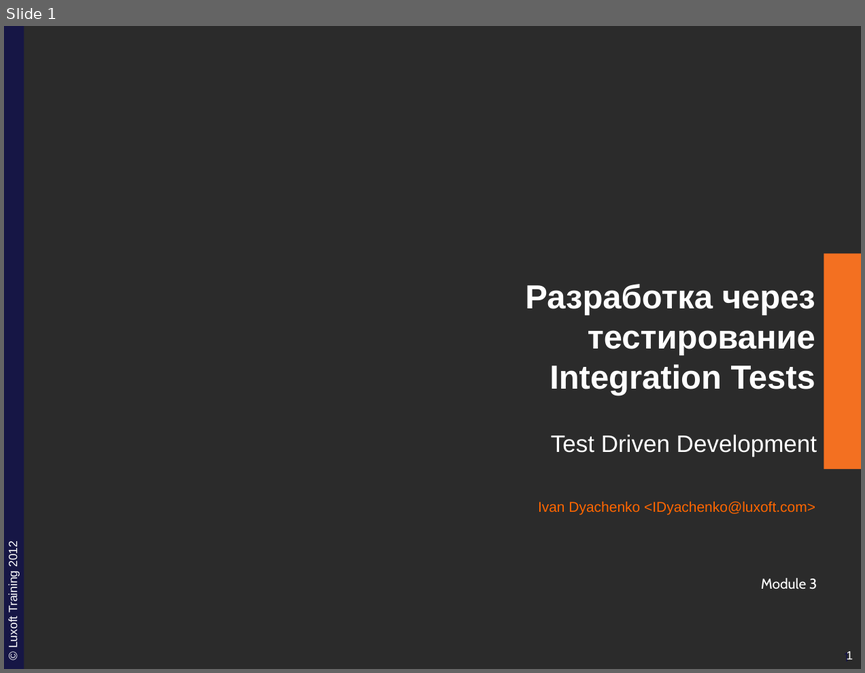
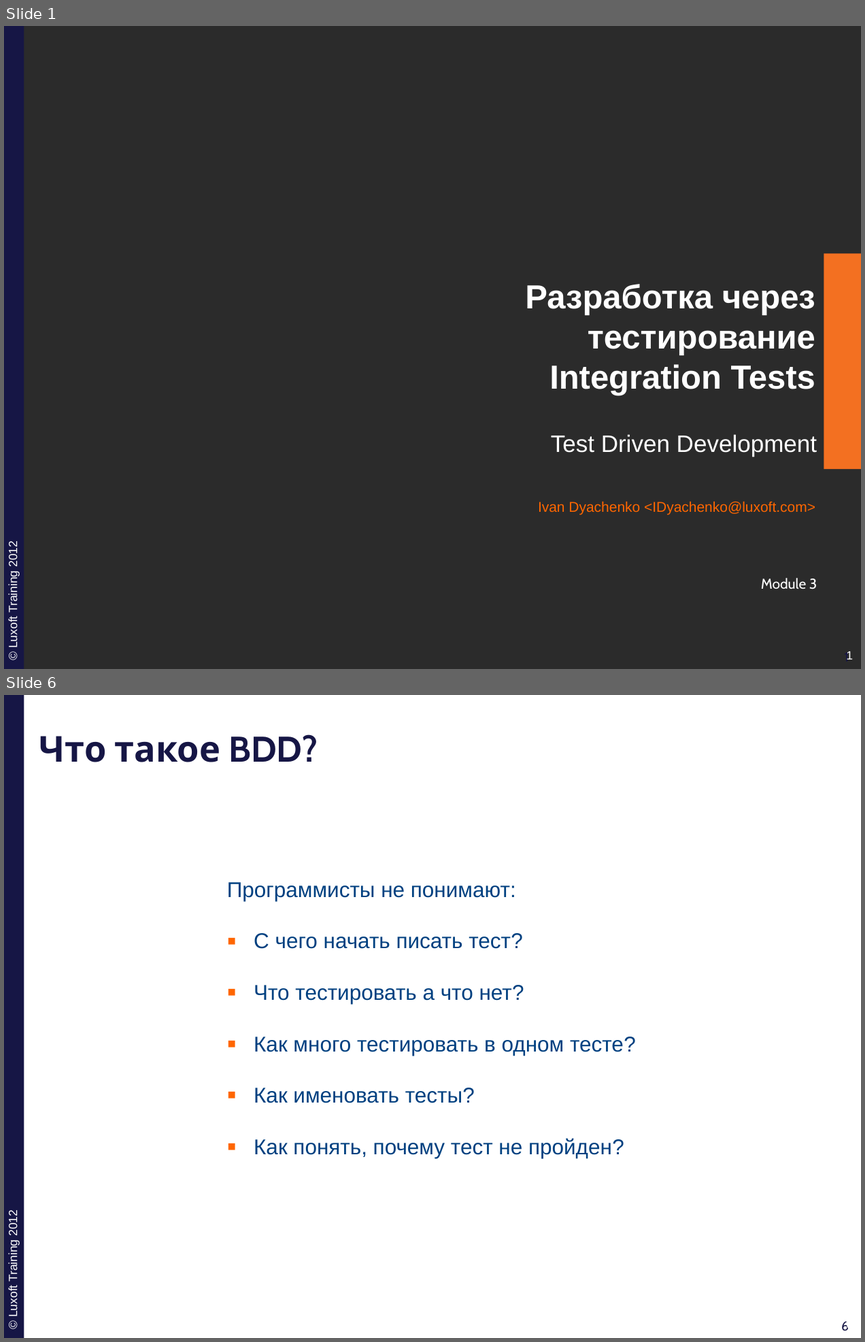
Before and after one commit to ivan-dyachenko/Trainings, a slide deck: Test Driven Development/materials/pptx/7. TDD-BDD.pptx. Shown one above the other, each under a label of ours: slide 1 before the commit, slides 1 and 6 after it; the slides between them are not shown. The pictures are 865x673 and 865x1342 pixels, drawn with LibreOffice and Linux fonts; fonts in the diff are those of the drawing; background and template pictures are left out; a plain dark background stands for a picture behind light text. Boxes give left, top, right and bottom in pixels: in the first picture for what was removed or moved away, otherwise in the second. Text is boxed around its words. In the diff, an @@ line names an element or a change of style, - is before the commit and + after.

```diff
--- a/Test Driven Development/materials/pptx/7. TDD-BDD.pptx
+++ b/Test Driven Development/materials/pptx/7. TDD-BDD.pptx
@@ slide 6 added at [4,695,861,1338], background #FFFFFF; not listed: 4 template elements that a slide beside it also shows @@
@@ title added at [39,734,317,762], 30 pt, text #161645, bold @@
+Что такое BDD?
@@ text added at [227,882,636,1158], 18 pt, text #004080 @@
+Программисты не понимают:
+▪ C чего начать писать тест?
+▪ Что тестировать а что нет?
+▪ Как много тестировать в одном тесте?
+▪ Как именовать тесты?
+▪ Как понять, почему тест не пройден?
```
Also in this commit, not shown: 1 slide changed, 11 other slides added, 1 slide removed, 13 other files.
